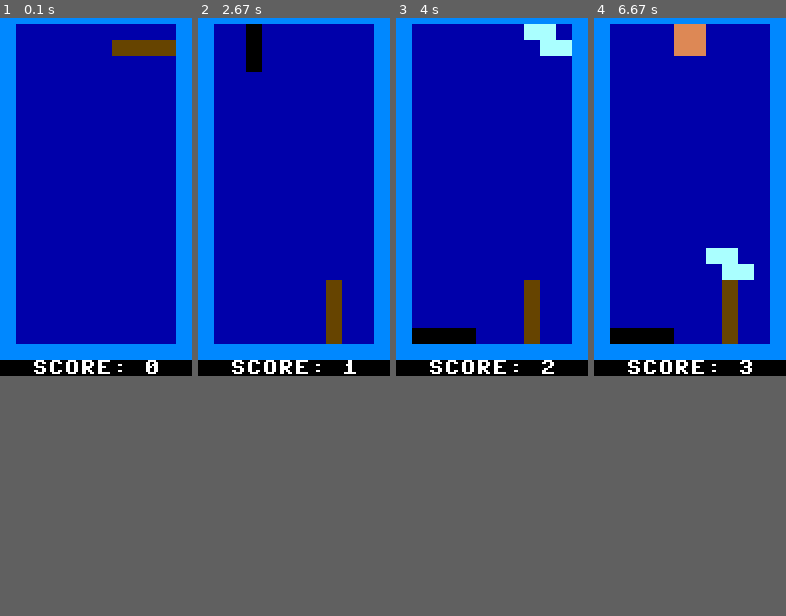
Above: before the commit, frames 1-4 (left to right).
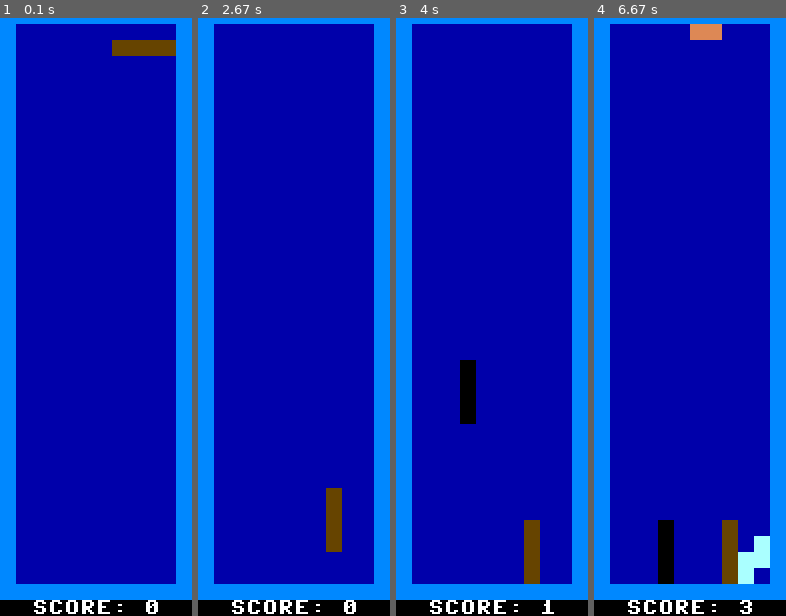
Above: after the commit, the same moments.

Repository: DealPete/c64-remakes
Game: pygame game, started from 13994-tetris/tetris.py
Two runs of this game, one before a commit and one after it. Both use one fixed random seed, a clock stepped at 60 frames per second and the inputs below.
Inputs:
- Up to frame 1 (0.1 s): no input
- Up to frame 2 (2.67 s): tap Space at 0.33, 1.23, 1.53, 1.73, 2.03, 2.3, 2.63 s; hold Right 0.67-1.13 s; hold Right 1.17-1.63 s; hold Left 1.67-2.2 s; hold Down 2.23-2.53 s; hold Left from 2.57 s (still down)
- Up to frame 3 (4 s): tap Space at 2.93, 3.73 s; release Left at 2.97 s; hold Down from 3.67 s (still down)
- Up to frame 4 (6.67 s): release Down at 4.03 s; hold Left 4.07-4.53 s; tap Space at 4.13, 4.43, 4.63, 4.93, 5.13, 5.43, 5.63, 5.93, 6.2, 6.53 s; hold Right 4.57-5.03 s; hold Right 5.07-5.53 s; hold Left 5.57-6.1 s; hold Down 6.13-6.43 s; hold Left from 6.47 s (still down)
In our replay, the window is 192x368 before the commit and 192x608 after it. These sizes can differ from the game's own. Grey fills any space a smaller window leaves; there, only what the larger window draws over its background counts as a difference.

The runs differ from the first frame. In frame 1, 16% of the frame differs, in the area x 0-100%, y 54-100%; in frame 2, 19%; in frame 3, 20%; in frame 4, 22%, in the area x 0-100%, y 1-100%.

Commit message:
finish magic bunny hop

Diff:
--- a/13994-tetris/tetris.py
+++ b/13994-tetris/tetris.py
@@ -2,7 +2,7 @@
 sys.path.append('..')
 from random import random
 
-BOARD_HEIGHT = 20
+BOARD_HEIGHT = 35
 
 import pygame
 pygame.init()
Binary file added: 12365-magic-bunny-hop/bunny.png
Not shown, added: 12365-magic-bunny-hop/MAGICBUN.T64
Not shown, added: 12365-magic-bunny-hop/VERSION.NFO
Not shown, added: 12365-magic-bunny-hop/bunny.js
Not shown, added: 12365-magic-bunny-hop/c64.css
Not shown, added: 12365-magic-bunny-hop/index.html
